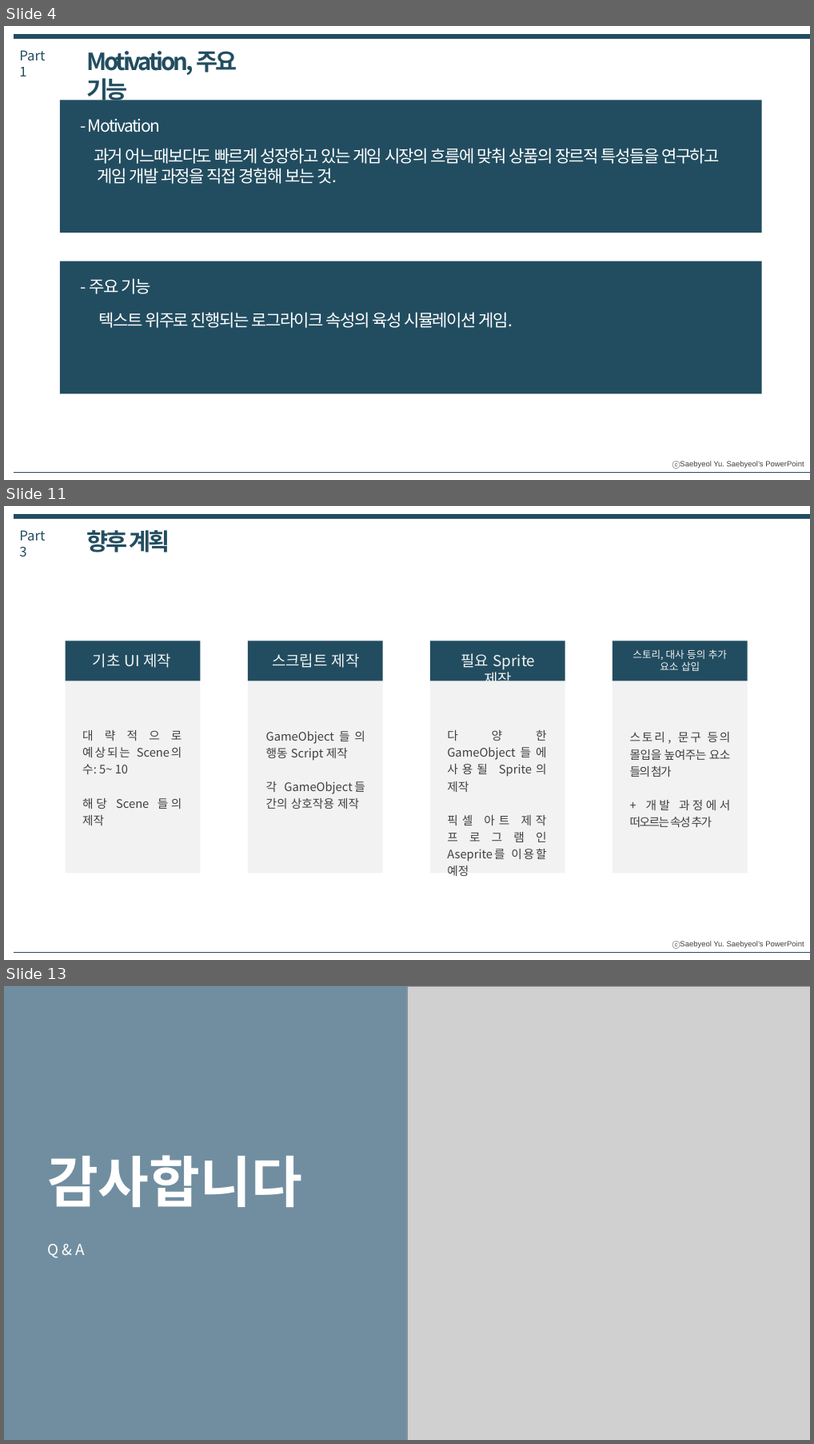
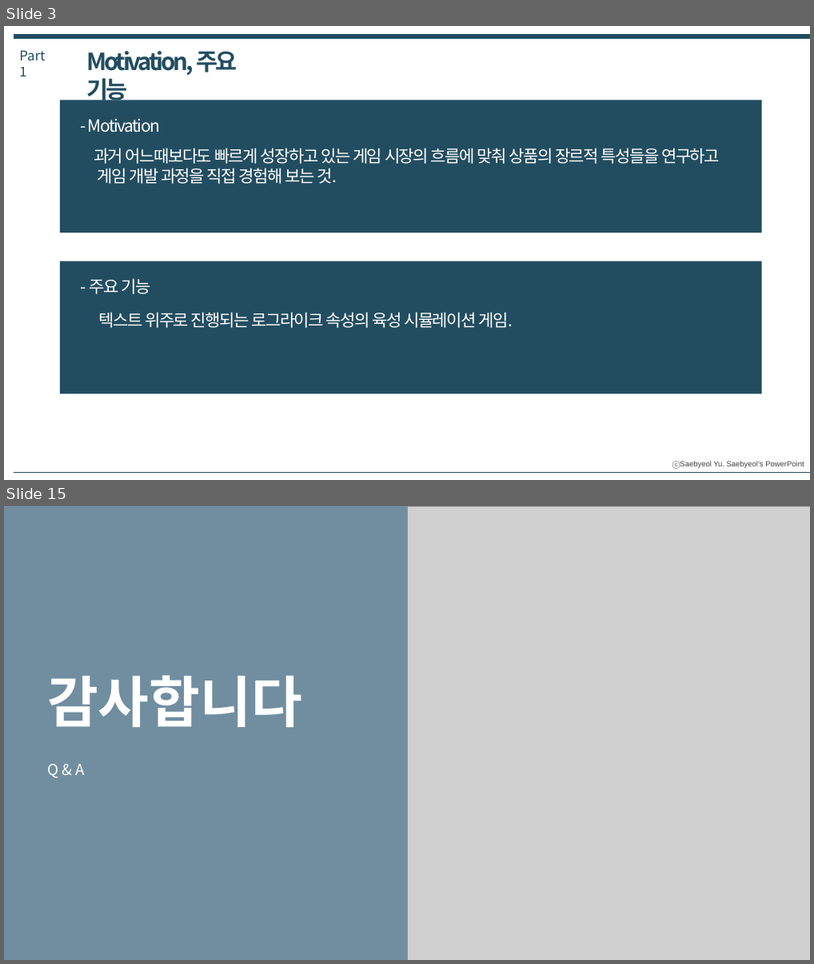
Before and after one commit to IdfKLeh/capstone, a slide deck: for_school/[4팀] 최종발표.pptx. Shown one above the other, each under a label of ours: slides 4, 11 and 13 before the commit, slides 3 and 15 after it; the slides between them are not shown. The pictures are 814x1444 and 814x964 pixels, drawn with LibreOffice and Linux fonts; fonts in the diff are those of the drawing; grey boxes stand for pictures. Boxes give left, top, right and bottom in pixels: in the first picture for what was removed or moved away, otherwise in the second. Text is boxed around its words. In the diff, an @@ line names an element or a change of style, - is before the commit and + after.

```diff
--- a/for_school/[4팀] 최종발표.pptx
+++ b/for_school/[4팀] 최종발표.pptx
@@ slide 11 removed at [4,506,810,960], background #FFFFFF; not listed: 1 template element that a slide beside it also shows @@
@@ line removed from (14, 517) to (810, 517) @@
@@ text removed at [19,530,45,557] @@
-Part 3
@@ text removed at [87,530,170,552] @@
-향후 계획
@@ rectangle removed at [66,641,201,873] @@
@@ rectangle removed at [66,641,201,681] @@
@@ rectangle removed at [248,641,382,873] @@
@@ rectangle removed at [248,641,382,681] @@
@@ rectangle removed at [430,641,566,873] @@
@@ rectangle removed at [430,641,566,681] @@
@@ rectangle removed at [613,641,748,873] @@
@@ rectangle removed at [613,641,748,681] @@
@@ text removed at [633,649,727,671] @@
-스토리, 대사 등의 추가 요소 삽입
@@ text removed at [93,653,171,668] @@
-기초 UI 제작
@@ text removed at [272,653,360,668] @@
-스크립트 제작
@@ text removed at [462,653,536,688] @@
-필요 Sprite 제작
@@ text removed at [82,730,182,825] @@
-대략적으로 예상되는 Scene의 수: 5~ 10
-해당 Scene 들의 제작
@@ text removed at [447,730,547,876] @@
-다양한 GameObject들에 사용될 Sprite의 제작
-픽셀 아트 제작 프로그램인 Aseprite를 이용할 예정
@@ text removed at [630,732,731,827] @@
-스토리, 문구 등의 몰입을 높여주는 요소 들의 첨가
-+ 개발 과정에서 떠오르는 속성 추가
@@ text removed at [266,748,359,808] @@
-GameObject들의 행동 Script 제작
-각 GameObject들 간의 상호작용 제작
@@ line removed from (14, 952) to (810, 952) @@
@@ what was slide 4 is now slide 3 @@
@@ what was slide 13 is now slide 15 @@
```
Also in this commit, not shown: 2 slides changed, 10 slides added, 7 other slides removed.
